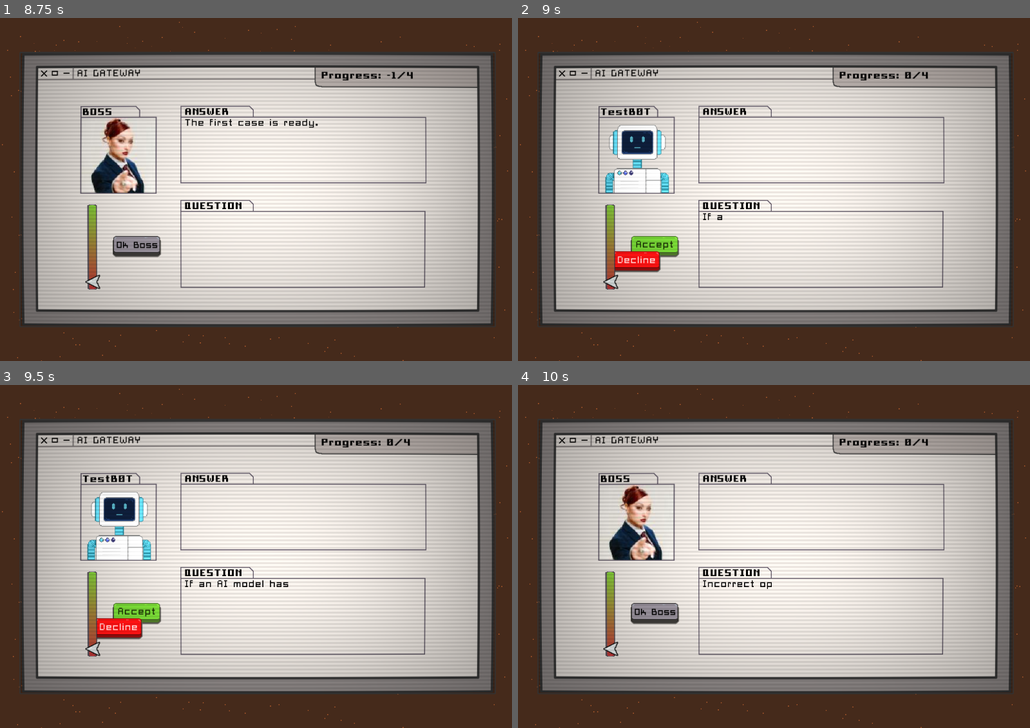
Above: before the commit, frames 1-4 (two rows, left to right).
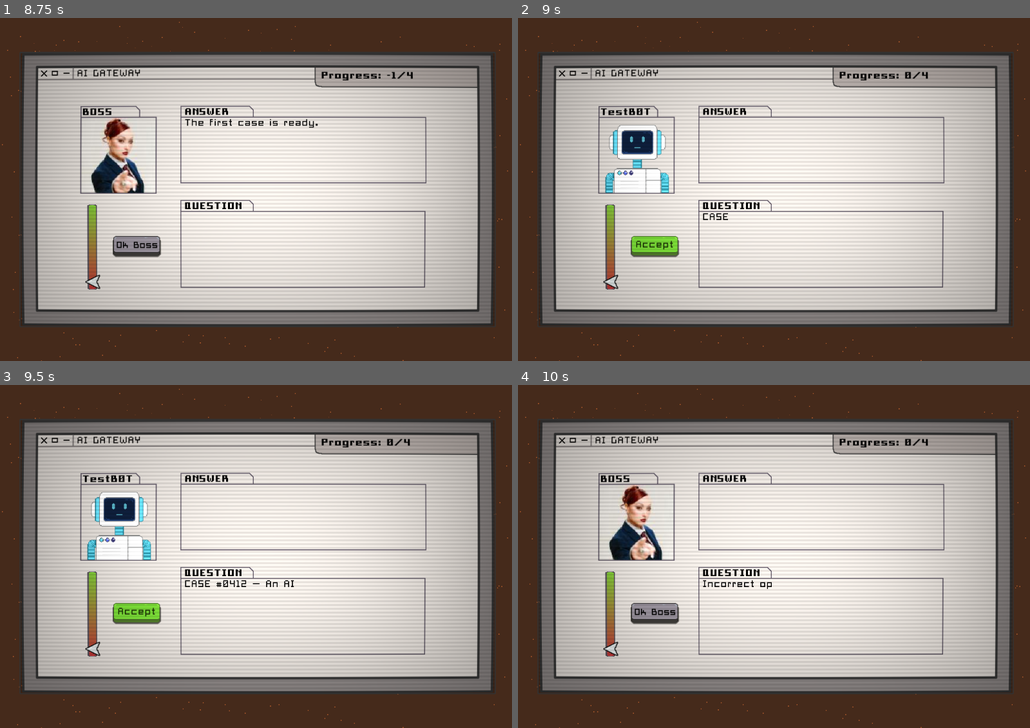
Above: after the commit, the same moments.

Repository: campiao/ai-ethics-sgame
Game: Godot game, scene res://scenes/main_menu.tscn
Same seed, same stepped clock (60 frames per second), same inputs: the game is played once before the commit and once after it.
Inputs (mouse positions are in pixels of both pictures, inside the frame that each line leads up to):
- Up to frame 1 (8.75 s): click "START" at 0.5 s; click (138, 247) at 1.25 s; click (138, 247) at 2 s; click (138, 247) at 2.75 s; move the mouse to (368, 172) at 3.52 s; click (368, 172) at 3.6 s; move the mouse to (153, 206) at 4.27 s; click (153, 206) at 4.35 s; tap Enter at 5 s; move the mouse to (307, 114) at 5.02 s; click (307, 114) at 5.1 s; move the mouse to (230, 258) at 5.77 s; click (230, 258) at 5.85 s; move the mouse to (414, 240) at 6.52 s; click (414, 240) at 6.6 s; tap Space at 7.25 s; move the mouse to (102, 138) at 7.27 s; click (102, 138) at 7.35 s; move the mouse to (281, 189) at 8.02 s; click (281, 189) at 8.1 s
- Up to frame 2 (9 s): tap Enter at 8.75 s; move the mouse to (697, 103) at 8.77 s; click (697, 103) at 8.85 s
- Up to frame 3 (9.5 s): no input
- Up to frame 4 (10 s): click (656, 614) at 9.5 s

Frame 1 is identical in both runs. In frame 2, 0.6% of the frame differs, in the area x 18-42%, y 56-75%; in frame 3, 0.8%, in the area x 18-58%, y 56-75%; in frame 4, nothing differs.

Commit message:
feat: changed level one performance stats to use confidence value score from slider

Diff:
--- a/ai-ethics-serious-game/scenes/level_one.tscn
+++ b/ai-ethics-serious-game/scenes/level_one.tscn
@@ -7,8 +7,6 @@
 [ext_resource type="Texture2D" uid="uid://bq1u8j51cavyb" path="res://assets/sprites/accept_button/accept_button.tres" id="4_4p75b"]
 [ext_resource type="Texture2D" uid="uid://rf5wxqp1jvl0" path="res://assets/sprites/accept_button/accept_btn.png" id="4_bhu28"]
 [ext_resource type="PackedScene" uid="uid://dv67oa1x7ubls" path="res://scenes/entity.tscn" id="5_r4wdr"]
-[ext_resource type="Texture2D" uid="uid://dd21mstu6o8wh" path="res://assets/sprites/decline_button/decline_button.tres" id="7_y8ti4"]
-[ext_resource type="Texture2D" uid="uid://cmvsrrwks5xlg" path="res://assets/sprites/decline_button/decline_btn.png" id="8_astit"]
 [ext_resource type="Texture2D" uid="uid://cfy3agnxwe5l7" path="res://assets/sprites/okboss_button/okboss_button.tres" id="9_4i3tx"]
 [ext_resource type="Texture2D" uid="uid://bejj2h5of3ogb" path="res://assets/sprites/okboss_button/okboss_btn.png" id="9_lgrt7"]
 [ext_resource type="Texture2D" uid="uid://cqte82qp8p7di" path="res://assets/sprites/robots/robot2/robot2.png" id="10_o5wbv"]
@@ -31,14 +29,6 @@
 region = Rect2(102, 0, 102, 44)
 
 [sub_resource type="SpriteFrames" id="SpriteFrames_astit"]
-
-[sub_resource type="AtlasTexture" id="AtlasTexture_o5wbv"]
-atlas = ExtResource("8_astit")
-region = Rect2(204, 0, 102, 44)
-
-[sub_resource type="AtlasTexture" id="AtlasTexture_s6ikc"]
-atlas = ExtResource("8_astit")
-region = Rect2(102, 0, 102, 44)
 
 [sub_resource type="AtlasTexture" id="AtlasTexture_y1l25"]
 atlas = ExtResource("9_lgrt7")
@@ -511,18 +501,6 @@
 text = "Progress: 0/5"
 vertical_alignment = 1
 
-[node name="DeclineButton" type="TextureButton" parent="UI"]
-visible = false
-layout_mode = 0
-offset_left = 196.0
-offset_top = 490.0
-offset_right = 298.0
-offset_bottom = 534.0
-disabled = true
-texture_normal = ExtResource("7_y8ti4")
-texture_pressed = SubResource("AtlasTexture_o5wbv")
-texture_hover = SubResource("AtlasTexture_s6ikc")
-
 [node name="OkBossButton" type="TextureButton" parent="UI"]
 layout_mode = 0
 offset_left = 235.0
@@ -566,7 +544,6 @@
 entity_name = "NotGPT"
 question_text = "MUSSHIMAISI asdasd asd"
 answer_text = "asdad fdfsdg asd "
-explanation_text = "asfgjtrsdh "
 
 [node name="AnimatedSprite2D" parent="Entities/Entity3" index="0"]
 sprite_frames = SubResource("SpriteFrames_4mjax")
@@ -600,7 +577,6 @@
 You have another change to correctly identify the unethical AI's. Do not dissapoint us again..."
 
 [connection signal="pressed" from="UI/AcceptButton" to="." method="_on_accept_button_pressed"]
-[connection signal="pressed" from="UI/DeclineButton" to="." method="_on_decline_button_pressed"]
 [connection signal="pressed" from="UI/OkBossButton" to="." method="_on_ok_boss_button_pressed"]
 
 [editable path="Entities/Entity1"]
--- a/ai-ethics-serious-game/scenes/level_two.tscn
+++ b/ai-ethics-serious-game/scenes/level_two.tscn
@@ -1,7 +1,7 @@
 [gd_scene load_steps=20 format=3 uid="uid://tq7nj7tl5xim"]
 
 [ext_resource type="Texture2D" uid="uid://5lgjo5ycxxlw" path="res://assets/sprites/backgrounds/background_level2_dialog.png" id="1_1e7uk"]
-[ext_resource type="Script" uid="uid://p2aeq7anuu3p" path="res://scripts/level_one/level_two/level_2_manager.gd" id="1_4br1q"]
+[ext_resource type="Script" uid="uid://p2aeq7anuu3p" path="res://scripts/level_two/level_2_manager.gd" id="1_4br1q"]
 [ext_resource type="FontFile" uid="uid://c0rkxsutw6wpa" path="res://assets/fonts/Pixel Square 10.ttf" id="2_ubnpl"]
 [ext_resource type="FontFile" uid="uid://c06okaskmctv1" path="res://assets/fonts/Pixel Square Bold10.ttf" id="3_4br1q"]
 [ext_resource type="Texture2D" uid="uid://cfy3agnxwe5l7" path="res://assets/sprites/okboss_button/okboss_button.tres" id="4_sw5gm"]
--- a/ai-ethics-serious-game/scripts/entity.gd
+++ b/ai-ethics-serious-game/scripts/entity.gd
@@ -7,7 +7,8 @@
 @export_multiline var question_text : String = ""
 @export_multiline var answer_text : String = ""
 @export var is_answer_correct : bool = false
-@export_range(0,100) var answer_ethical_value : int = 0
+@export_range(0,100) var confidence_target : int = 0
 
 @export_group("Post-Question properties")
-@export_multiline var explanation_text : String = ""
+@export_multiline var feedback_perceptive : String = ""
+@export_multiline var feedback_missed : String = ""
--- a/ai-ethics-serious-game/scripts/level_one/world_manager.gd
+++ b/ai-ethics-serious-game/scripts/level_one/world_manager.gd
@@ -23,11 +23,13 @@
 
 # Buttons
 @onready var accept_button: TextureButton = $UI/AcceptButton
-@onready var decline_button: TextureButton = $UI/DeclineButton
 @onready var ok_boss_button: TextureButton = $UI/OkBossButton
 
 # End-game/level screen
 @onready var post_level_screen: Control = $PostLevelScreen
+
+# Slider
+@onready var confidence_slider: HSlider = $UI/HSlider
 
 # Entities
 var current_entity_id := -1
@@ -65,10 +67,14 @@
 # Correct guesses
 var num_correct_guesses := -1
 
+# Score
+var score := -1
+
 func _ready() -> void:
 	current_entity_id = -1
 	entities_count = len(entities_remaining)
 	num_correct_guesses = 0
+	score = 0
 
 	progress_label.text = "Progress: " + str(current_entity_id) + "/" + \
 						str(entities_count)
@@ -103,9 +109,9 @@
 	for i in range(0, num_ent):
 		entities_remaining[i].question_text = data[str(i)].get("question_text")
 		entities_remaining[i].answer_text = data[str(i)].get("answer_text")
-		entities_remaining[i].is_answer_correct = data[str(i)].get("is_answer_correct")
-
-		entities_remaining[i].explanation_text = data[str(i)].get("explanation_text")
+		entities_remaining[i].confidence_target = data[str(i)].get("confidence_target")
+		entities_remaining[i].feedback_perceptive = data[str(i)].get("feedback_perceptive")
+		entities_remaining[i].feedback_missed = data[str(i)].get("feedback_missed")
 
 func  setup_entity(entity_data: EntityType) -> void:
 	# Display entity data
@@ -121,15 +127,8 @@
 func _on_accept_button_pressed() -> void:
 	base_button_logic()
 
-	var is_choice_correct = check_is_answer_correct(true)
-	advance_to_boss_screen()
-	setup_boss_text(entities_remaining[current_entity_id], is_choice_correct)
-
-
-func _on_decline_button_pressed() -> void:
-	base_button_logic()
-
-	var is_choice_correct = check_is_answer_correct(false)
+	var confidence_value := confidence_slider.value
+	var is_choice_correct = check_is_answer_correct(confidence_value)
 	advance_to_boss_screen()
 	setup_boss_text(entities_remaining[current_entity_id], is_choice_correct)
 
@@ -148,36 +147,35 @@
 	answer_label.visible_ratio = 0.0
 	question_label.visible_ratio = 0.0
 
-func check_is_answer_correct(button_truth : bool) -> bool:
-	var is_choice_correct := false
-
-	if button_truth:
-		is_choice_correct = true \
-		if entities_remaining[current_entity_id].is_answer_correct \
-		else false
-	else:
-		is_choice_correct = false \
-		if entities_remaining[current_entity_id].is_answer_correct \
-		else true
-
-	if is_choice_correct:
-		num_correct_guesses += 1
-	return is_choice_correct
+func check_is_answer_correct(confidence_value : int) -> bool:
+	var is_answer_correct := false
+
+	var target : int = entities_remaining[current_entity_id].confidence_target
+
+	if abs(target - confidence_value) > 20:
+		return is_answer_correct
+	elif abs(target - confidence_value) > 10:
+		score += 1
+	else:
+		score += 2
+
+	return not is_answer_correct
 
 func advance_to_boss_screen() -> void:
 	accept_button.hide()
-	decline_button.hide()
 	ok_boss_button.show()
 
 
 func advance_to_normal_screen() -> void:
 	ok_boss_button.hide()
 	accept_button.show()
-	decline_button.show()
 
 func setup_boss_text(entity_data: EntityType,
 	is_choice_correct: bool) -> void:
-	boss_entity.answer_text = entity_data.explanation_text
+	if is_choice_correct:
+		boss_entity.answer_text = entity_data.feedback_perceptive
+	else:
+		boss_entity.answer_text = entity_data.feedback_missed
 
 	# TODO: Maybe make it so the same flavor text can't appear twice in a row
 	boss_entity.question_text = correct_choice_flavor.pick_random() \
@@ -196,7 +194,7 @@
 
 	# NOTE: End level sequence here
 	if current_entity_id > entities_count-1:
-		post_level_screen.set_stats_results(num_correct_guesses,
+		post_level_screen.set_stats_results(score,
 											entities_count)
 		post_level_screen.show()
 		is_level_over = true
--- a/ai-ethics-serious-game/scripts/post_level/post_level_screen.gd
+++ b/ai-ethics-serious-game/scripts/post_level/post_level_screen.gd
@@ -13,7 +13,7 @@
 var current_id := -1
 var num_text_remaining := -1
 
-var correct_guesses := -1
+var score_value := -1
 var error_percentage := -1.0
 var entities_count := -1
 
@@ -27,7 +27,7 @@
 		elem.visible_ratio = 0.0
 
 
-func _process(delta: float) -> void:
+func _process(_delta: float) -> void:
 	if current_id > num_text_remaining -1:
 		return
 	if visible:
@@ -43,18 +43,19 @@
 		1.0/text_components[id].text.length()/text_update_speed
 	return false
 
-func set_stats_results(num_correct_guesses, num_entities : int) -> void:
-	correct_guesses = num_correct_guesses
+func set_stats_results(score_result, num_entities : int) -> void:
+	# TODO: add perfect and missed choice stats
+	score_value = score_result
 	entities_count = num_entities
-	error_percentage = float(num_entities - num_correct_guesses)/num_entities
+	error_percentage = float(num_entities*2 - score_value)/(num_entities*2)
 	set_text_to_display()
 
 func set_text_to_display() -> void:
-	text_correct_guesses.text = "Correct guesses: "+str(correct_guesses) + \
-								"/"+str(entities_count)
-	text_error_percentage.text = "Error percentage: "+ \
+	text_correct_guesses.text = "Total score: "+str(score_value) + \
+								"/"+str(entities_count * 2)
+	text_error_percentage.text = "Percentage of total possible score: "+ \
 								str(error_percentage*100) + "%"
-	if error_percentage > 0.51:
+	if error_percentage > 0.71:
 		text_end_level.text = bad_ending_text
 	else:
 		text_end_level.text = good_ending_text
@@ -65,7 +66,7 @@
 		current_id == num_text_remaining:
 			# NOTE: check for success, change to corresponding scene!
 			if error_percentage > 0.51:
-				StaticData.entities_dict = StaticData.load_json_file("res://resources/entities_data_2.json")
+				StaticData.entities_dict = StaticData.load_json_file("res://resources/entities_data_v2_2.json")
 				get_tree().change_scene_to_file("res://scenes/level_one.tscn")
 			else:
 				get_tree().change_scene_to_file("res://scenes/level_two.tscn")
--- a/ai-ethics-serious-game/scripts/static_data.gd
+++ b/ai-ethics-serious-game/scripts/static_data.gd
@@ -1,10 +1,9 @@
 extends Node
 
 var entities_dict := {}
-var data_path := "res://resources/entities_data.json"
 
 func _ready() -> void:
-	entities_dict = load_json_file(data_path)
+	entities_dict = load_json_file("res://resources/entities_data_v2.json")
 
 func load_json_file(filePath: String):
 	if FileAccess.file_exists(filePath):
Not shown: 1 places in ai-ethics-serious-game/scenes/level_one.tscn that only renumber resources
Renamed: ai-ethics-serious-game/scripts/level_one/level_two/level_2_manager.gd -> ai-ethics-serious-game/scripts/level_two/level_2_manager.gd
Renamed: ai-ethics-serious-game/scripts/level_one/level_two/level_2_manager.gd.uid -> ai-ethics-serious-game/scripts/level_two/level_2_manager.gd.uid
